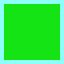
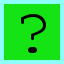
Two versions of the same layered image (64x64). Layer-by-layer changes:
added layer "?" above "D" over [21, 14, 46, 53]
